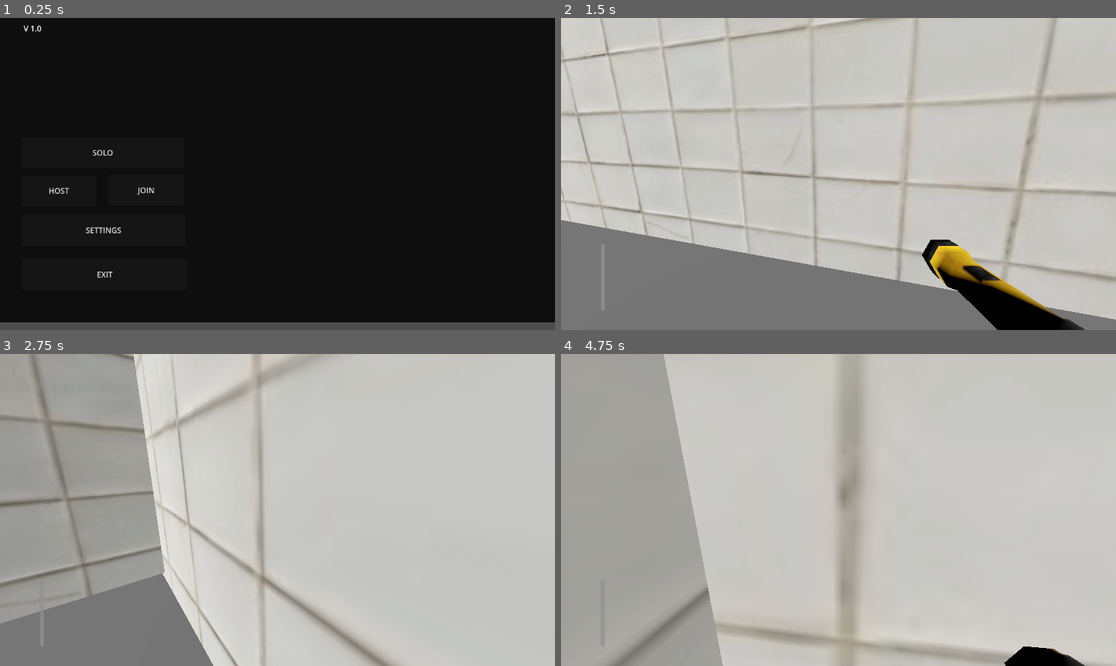
Above: before the commit, frames 1-4 (two rows, left to right).
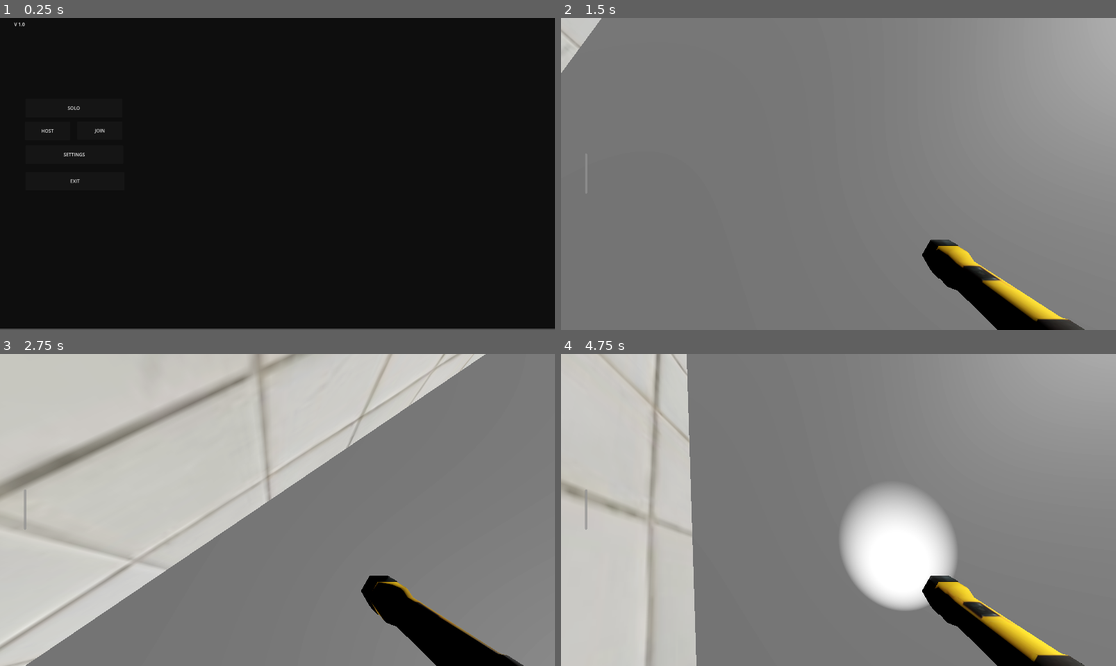
Above: after the commit, the same moments.

Repository: Roberti-coi/horor_game
Game: Godot game, scene res://scenes/main_menu.tscn
Two runs of this game, one before a commit and one after it. Both use one fixed random seed, a clock stepped at 60 frames per second and the inputs below.
Inputs (mouse positions are in pixels of both pictures, inside the frame that each line leads up to):
- Up to frame 1 (0.25 s): no input
- Up to frame 2 (1.5 s): click "SOLO" at 0.5 s; tap Enter at 1.25 s; move the mouse to (866, 174) at 1.27 s; hold W (forward) from 1.28 s (still down); tap F (flashlight) at 1.35 s
- Up to frame 3 (2.75 s): keep holding W (forward); tap Space (jump) at 1.52, 2.27 s; move the mouse to (249, 510) at 2.02 s; tap E (interact) at 2.1 s
- Up to frame 4 (4.75 s): keep holding W (forward); move the mouse to (849, 503) at 2.77 s; tap Shift (sprint) at 2.85 s; move the mouse to (832, 516) at 3.52 s; tap F (flashlight) at 3.6 s; tap Space (jump) at 3.77, 4.52 s; move the mouse to (877, 513) at 4.27 s; tap E (interact) at 4.35 s

The runs differ from the first frame. In frame 1, 2.4% of the frame differs, in the area x 0-100%, y 1-100%; in frame 2, 79%; in frame 3, 75%; in frame 4, 95%, in the area x 0-100%, y 0-100%.
Error before the commit: Invalid call. Nonexistent function 'interact' in base 'StaticBody3D'. (res://script/raycast.gd:14)

Commit message:
Add files via upload

Diff:
--- a/project.godot
+++ b/project.godot
@@ -14,6 +14,12 @@
 run/main_scene="res://scenes/main_menu.tscn"
 config/features=PackedStringArray("4.3", "Forward Plus")
 config/icon="res://icon.svg"
+
+[display]
+
+window/size/viewport_width=1920
+window/size/viewport_height=1080
+window/size/mode=4
 
 [input]
 
--- a/scenes/door.tscn
+++ b/scenes/door.tscn
@@ -6,21 +6,6 @@
 [sub_resource type="BoxShape3D" id="BoxShape3D_7dt2d"]
 
 [sub_resource type="BoxMesh" id="BoxMesh_grm2s"]
-
-[sub_resource type="Animation" id="Animation_2fh1q"]
-resource_name = "open"
-tracks/0/type = "value"
-tracks/0/imported = false
-tracks/0/enabled = true
-tracks/0/path = NodePath("hinge:rotation")
-tracks/0/interp = 2
-tracks/0/loop_wrap = true
-tracks/0/keys = {
-"times": PackedFloat32Array(0, 1),
-"transitions": PackedFloat32Array(1, 1),
-"update": 0,
-"values": [Vector3(0, 0, 0), Vector3(0, -1.5708, 0)]
-}
 
 [sub_resource type="Animation" id="Animation_dmswh"]
 length = 0.001
@@ -52,6 +37,21 @@
 "values": [Vector3(0, -1.5708, 0), Vector3(0, 0, 0)]
 }
 
+[sub_resource type="Animation" id="Animation_2fh1q"]
+resource_name = "open"
+tracks/0/type = "value"
+tracks/0/imported = false
+tracks/0/enabled = true
+tracks/0/path = NodePath("hinge:rotation")
+tracks/0/interp = 2
+tracks/0/loop_wrap = true
+tracks/0/keys = {
+"times": PackedFloat32Array(0, 1),
+"transitions": PackedFloat32Array(1, 1),
+"update": 0,
+"values": [Vector3(0, 0, 0), Vector3(0, -1.5708, 0)]
+}
+
 [sub_resource type="AnimationLibrary" id="AnimationLibrary_e5fi4"]
 _data = {
 "RESET": SubResource("Animation_dmswh"),
--- a/scenes/main_menu.tscn
+++ b/scenes/main_menu.tscn
@@ -13,48 +13,48 @@
 
 [node name="background" type="ColorRect" parent="."]
 layout_mode = 0
-offset_right = 1152.0
-offset_bottom = 632.0
+offset_right = 1921.0
+offset_bottom = 1075.0
 color = Color(0.0562916, 0.0562916, 0.0562916, 1)
 
 [node name="Button" type="Button" parent="."]
 layout_mode = 0
-offset_left = 46.0
-offset_top = 248.0
-offset_right = 382.0
-offset_bottom = 312.0
+offset_left = 88.0
+offset_top = 280.0
+offset_right = 424.0
+offset_bottom = 344.0
 text = "SOLO"
 
 [node name="Button2" type="Button" parent="."]
 layout_mode = 0
-offset_left = 46.0
-offset_top = 501.0
-offset_right = 389.0
-offset_bottom = 565.0
+offset_left = 88.0
+offset_top = 533.0
+offset_right = 431.0
+offset_bottom = 597.0
 text = "EXIT"
 
 [node name="Button3" type="Button" parent="."]
 layout_mode = 0
-offset_left = 46.0
-offset_top = 409.0
-offset_right = 385.0
-offset_bottom = 473.0
+offset_left = 88.0
+offset_top = 441.0
+offset_right = 427.0
+offset_bottom = 505.0
 text = "SETTINGS"
 
 [node name="host" type="Button" parent="."]
 layout_mode = 0
-offset_left = 44.0
-offset_top = 327.0
-offset_right = 201.0
-offset_bottom = 391.0
+offset_left = 86.0
+offset_top = 359.0
+offset_right = 243.0
+offset_bottom = 423.0
 text = "HOST"
 
 [node name="join" type="Button" parent="."]
 layout_mode = 0
-offset_left = 225.0
-offset_top = 326.0
-offset_right = 382.0
-offset_bottom = 390.0
+offset_left = 267.0
+offset_top = 358.0
+offset_right = 424.0
+offset_bottom = 422.0
 text = "JOIN"
 
 [node name="RichTextLabel" type="RichTextLabel" parent="."]
